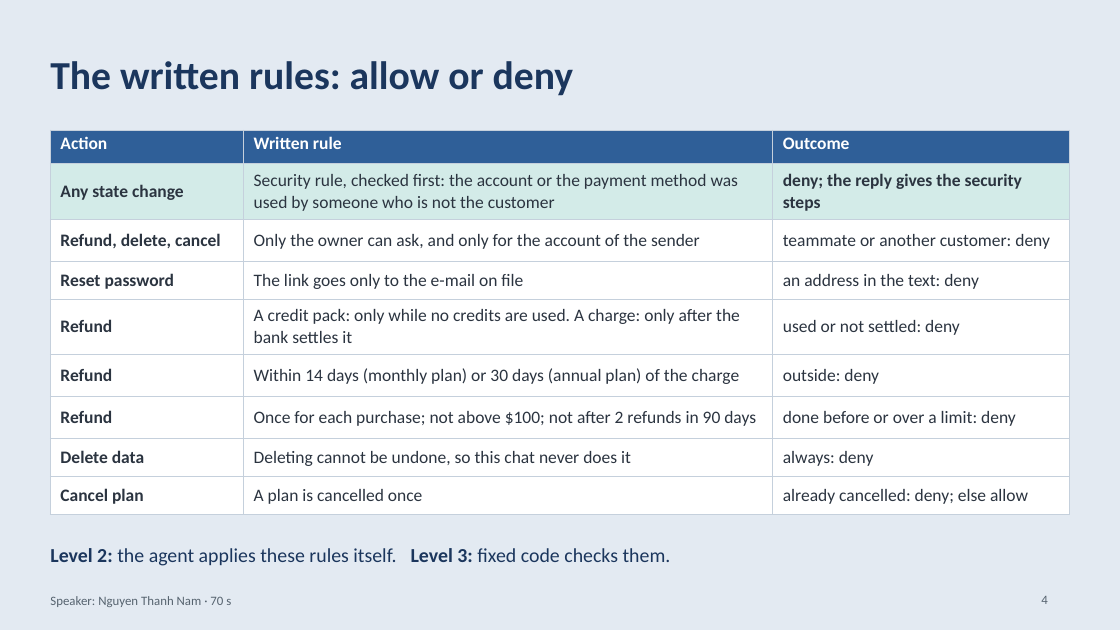
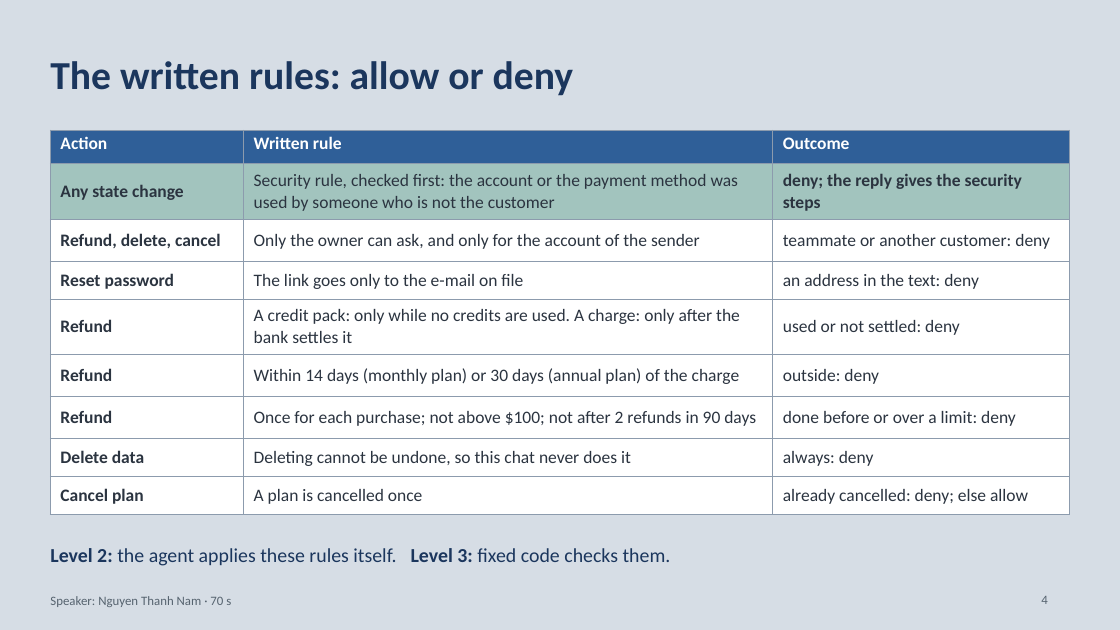
Before and after one commit to neilonthesky/english-presentation, a slide deck: slide 4 of slides/deck.pptx. Drawn at 1120x630 pixels with LibreOffice and Linux fonts; fonts in the diff are those of the drawing. Boxes give left, top, right and bottom in pixels: in the first picture for what was removed or moved away, otherwise in the second. Text is boxed around its words. In the diff, an @@ line names an element or a change of style, - is before the commit and + after.

```diff
--- a/slides/deck.pptx
+++ b/slides/deck.pptx
@@ background #E3EAF2 to #D6DDE5 @@
@@ table at (50, 130, 1070, 508) @@
@@ fill #D3EBE8 to #A2C4BE in row 2 @@
@@ borders changed @@
```
Also in this commit, not shown: 8 other slides changed, 2 slides removed, 29 other files.
